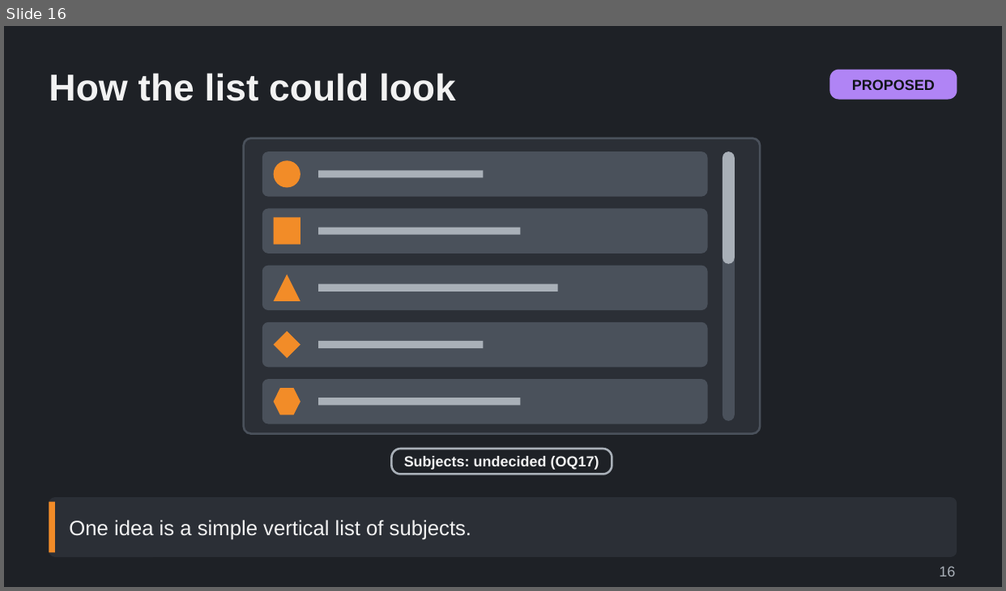
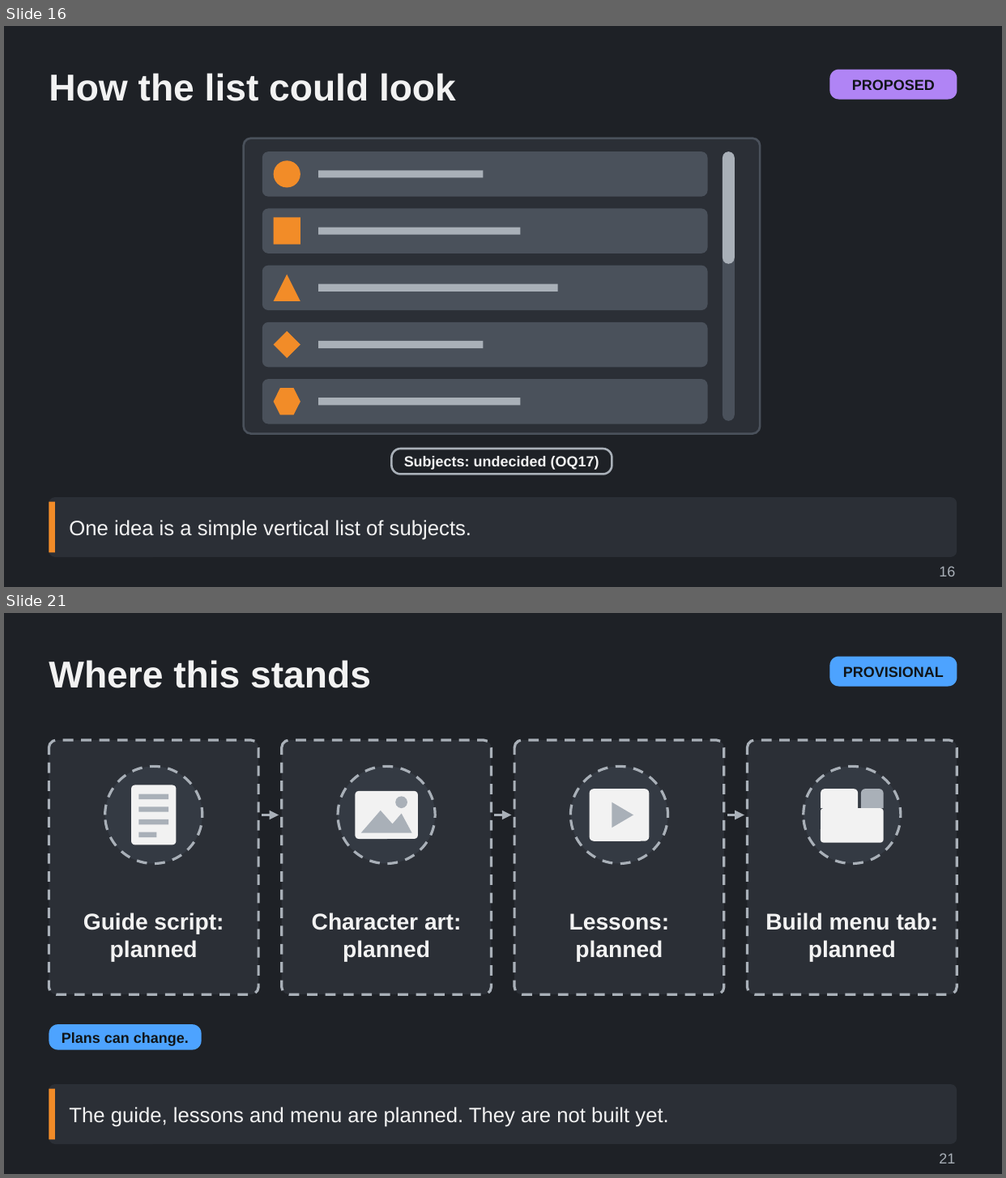
Before and after one commit to Tarenkookoo/Satisfactory---Early-Locomotion, a slide deck: Reporting/Claude Presents/Deck6_Assistant/Railway_Guide_Lessons_and_Build_Menu_Explained.pptx. Shown one above the other, each under a label of ours: slide 16 before the commit, slides 16 and 21 after it; the slides between them are not shown. The pictures are 1006x591 and 1006x1178 pixels, drawn with LibreOffice and Linux fonts; fonts in the diff are those of the drawing. Boxes give left, top, right and bottom in pixels: in the first picture for what was removed or moved away, otherwise in the second. Text is boxed around its words. In the diff, an @@ line names an element or a change of style, - is before the commit and + after.

```diff
--- a/Reporting/Claude Presents/Deck6_Assistant/Railway_Guide_Lessons_and_Build_Menu_Explained.pptx
+++ b/Reporting/Claude Presents/Deck6_Assistant/Railway_Guide_Lessons_and_Build_Menu_Explained.pptx
@@ slide 21 added at box(4, 613, 1002, 1174), background #1E2126 @@
@@ title added at box(49, 660, 371, 688), 36 pt, text #F2F2F2, bold @@
+Where this stands
@@ rounded rectangle added at box(829, 657, 957, 687), fill #4DA3FF, 14 pt, text #101418, bold @@
+PROVISIONAL
@@ group added at box(49, 740, 957, 995): 8 rounded rectangles, 5 ellipses, 4 rectangles, 4 texts, 3 arrows, 2 freeform shapes, 2 round same rects @@
+Guide script: planned
+Character art: planned
+Lessons: planned
+Build menu tab: planned
@@ rounded rectangle added at box(49, 1024, 202, 1050), fill #4DA3FF, 14 pt, text #101418, bold @@
+Plans can change.
@@ rounded rectangle added at box(49, 1084, 957, 1144), fill #2B2F36 @@
@@ rectangle added at box(49, 1089, 55, 1140), fill #F28C28 @@
@@ text added at box(69, 1107, 668, 1127), 20 pt, text #F2F2F2 @@
+The guide, lessons and menu are planned. They are not built yet.
@@ text added at box(939, 1153, 955, 1164), 14 pt, text #A9B0B8 @@
+21
```
Also in this commit, not shown: 6 other slides added, 4 other files.
